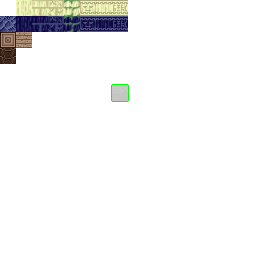
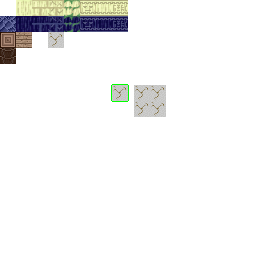
Layered file, before and after one edit (256 × 256). Changes by layer:
added layer "Layer 5" in group "Alabaster Group" over [left=48, top=32, right=64, bottom=48]
added layer "Layer 4" in group "Alabaster Group" over [left=150, top=101, right=166, bottom=117]
added layer "Layer 3" in group "Alabaster Group" over [left=134, top=101, right=150, bottom=117]
added layer "Layer 2" in group "Alabaster Group" over [left=150, top=85, right=166, bottom=101]
added layer "Layer 1" in group "Alabaster Group" over [left=134, top=85, right=150, bottom=101]
added layer "Brown Vein" in group "Alabaster Group" over [left=112, top=86, right=128, bottom=101]
added layer "Marble Tiling" in group "Alabaster Group" over [left=134, top=85, right=166, bottom=117]
painted on "Alabaster Light Vein" over [left=112, top=91, right=128, bottom=101]
added layer "tiling_test_area" in group "Alabaster Group" over [left=134, top=85, right=166, bottom=117]
